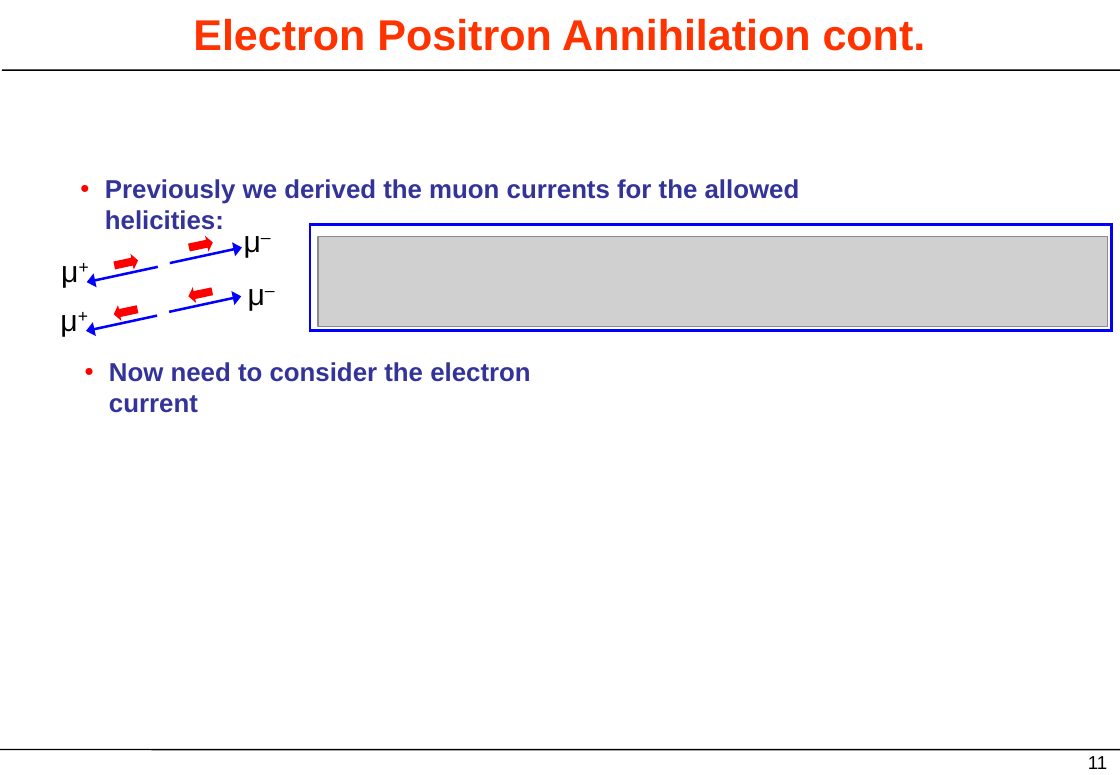
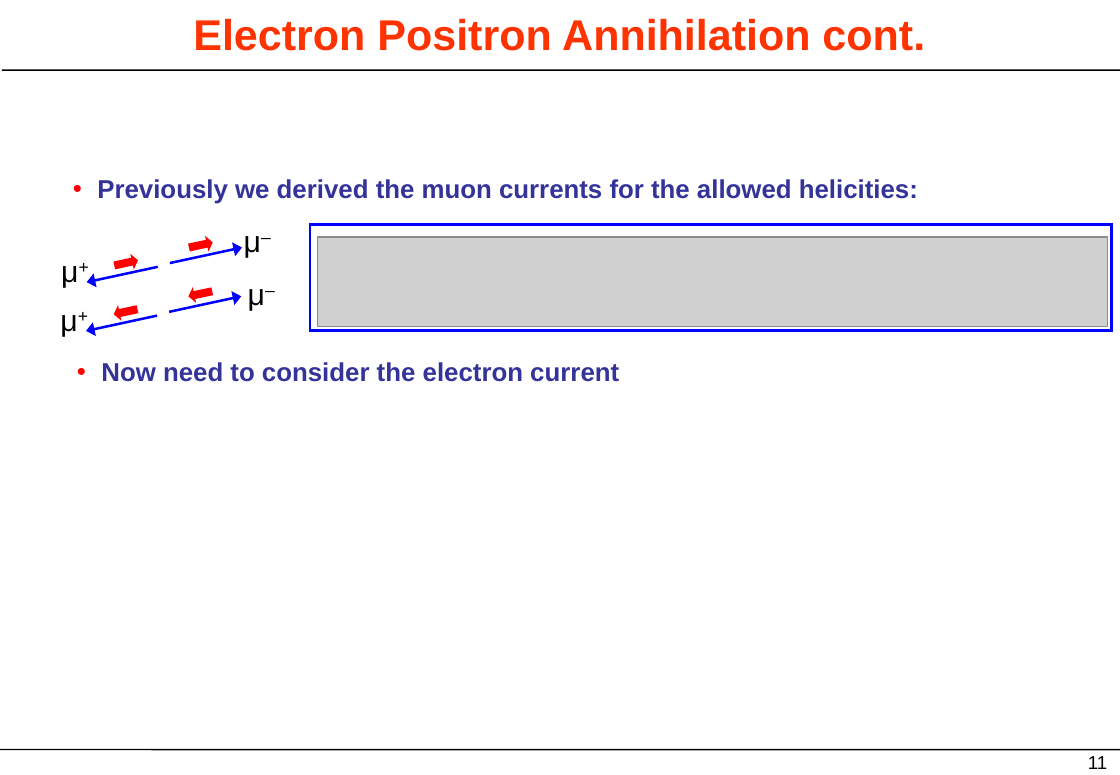
Before and after one commit to parbol/PlazaDefinitivo, a slide deck: slide 11 of DesarrolloDeTemas/Tema5/Transparencias/Tema5.pptx. Drawn at 1120x775 pixels with LibreOffice and Linux fonts; fonts in the diff are those of the drawing; grey boxes stand for pictures. Boxes give left, top, right and bottom in pixels: in the first picture for what was removed or moved away, otherwise in the second. Text is boxed around its words. In the diff, an @@ line names an element or a change of style, - is before the commit and + after.

```diff
--- a/DesarrolloDeTemas/Tema5/Transparencias/Tema5.pptx
+++ b/DesarrolloDeTemas/Tema5/Transparencias/Tema5.pptx
@@ free "Previously we derived the muon ..." resized from (x1=70, y1=167, x2=922, y2=209) to (x1=63, y1=167, x2=929, y2=209) @@
@@ free "Previously we derived the muon ..." at (x1=63, y1=167, x2=929, y2=209): indent changed @@
@@ free "Now need to consider the ..." at (x1=67, y1=350, x2=630, y2=392): indent changed @@
@@ free "Now need to consider the ..." resized from (x1=74, y1=350, x2=622, y2=392) to (x1=67, y1=350, x2=630, y2=392) @@
```
Also in this commit, not shown: 23 other slides changed, 1 slide removed, 18 other files.
